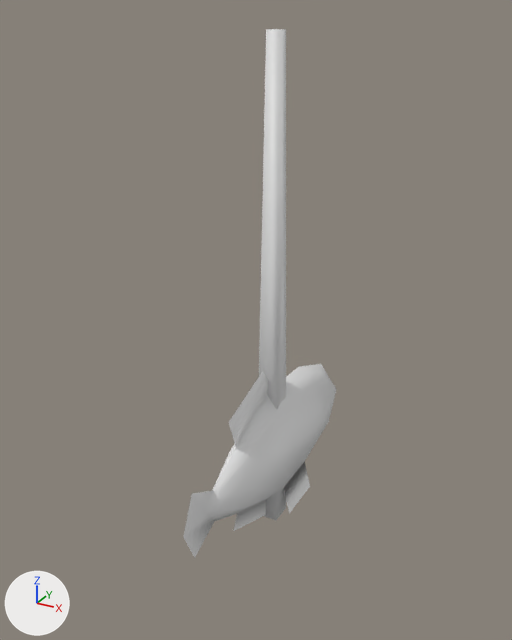
Renders of the glTF model models/fishing.glb from each side of a commit.
The view is the same before and after, from a camera (50 mm lens) standing at (0.814, -1.576, 1.178) and looking at (-0.055, 0.004, 0.388). The lights are fixed; the arrows at lower left show +X, +Y and +Z.

Names of what the first picture shows: 'model', 'rod'.
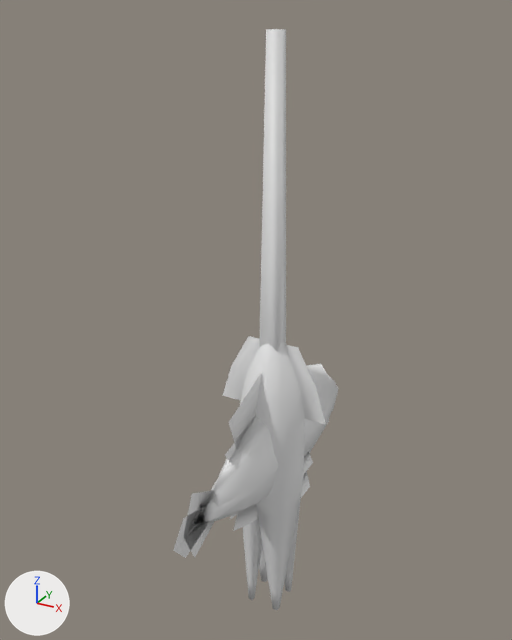
The change in detail:
Mesh me_cylinder is new.
It has 168 vertices, 328 faces and spans x -0.168..0.168, y -0.102..0.102, z -0.578..0.36.
Mesh me_cube_005 is new.
It has 53 vertices, 92 faces and spans x -0.068..0.068, y -0.506..0.465, z -0.151..0.161.
Object 'Cylinder' (ob_cylinder) is new; it shows me_cylinder.
Its location is (0.0, 0.0, 0.0).
Object 'model.001' (ob_model_001) is new; it shows me_cube_005.
Its location is (0.0, 0.0, 0.0).

Boxes (x1, y1, x2, y2) around the edits, measured in the pictures (512 x 640 px):
'Cylinder', added: after (222, 336, 325, 610)
'model.001', added: after (173, 374, 339, 558)
